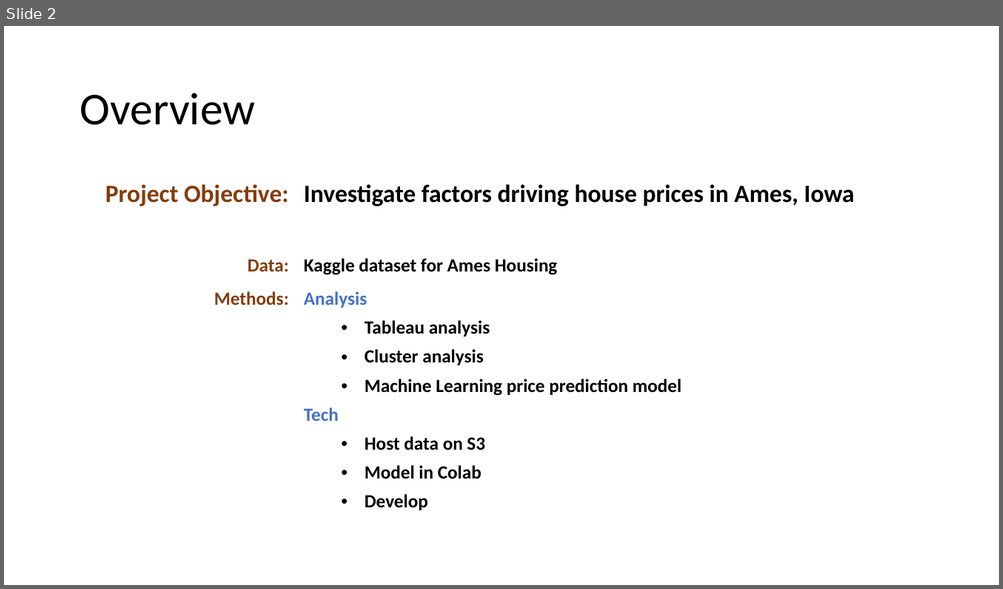
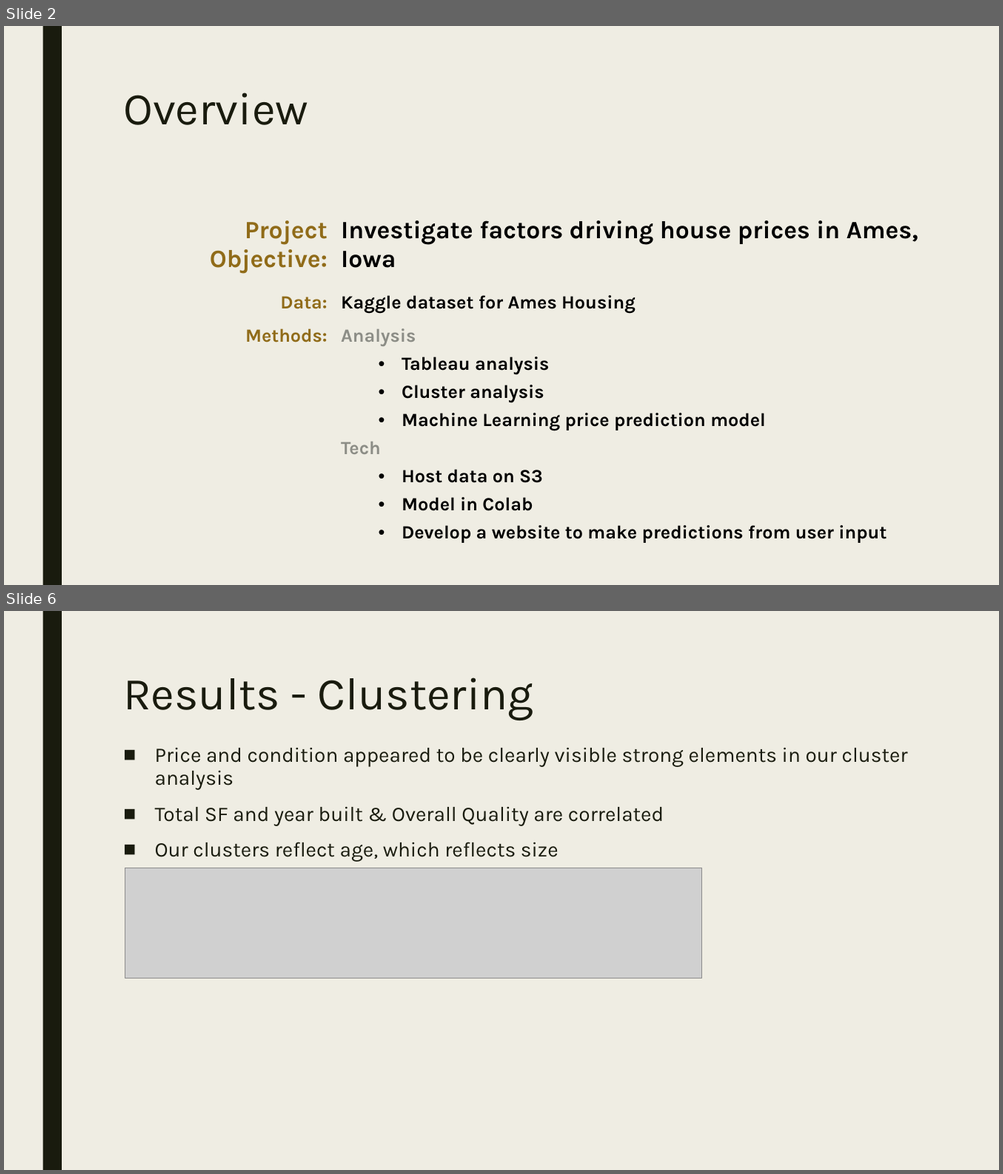
Before and after one commit to jessnguyen9/Ames-Housing-Machine-Learning-Project, a slide deck: Team Presentation.pptx. Shown one above the other, each under a label of ours: slide 2 before the commit, slides 2 and 6 after it; the slides between them are not shown. The pictures are 1003x589 and 1003x1174 pixels, drawn with LibreOffice and Linux fonts; fonts in the diff are those of the drawing; grey boxes stand for pictures. Boxes give left, top, right and bottom in pixels: in the first picture for what was removed or moved away, otherwise in the second. Text is boxed around its words. In the diff, an @@ line names an element or a change of style, - is before the commit and + after.

```diff
--- a/Team Presentation.pptx
+++ b/Team Presentation.pptx
@@ slide 6 added at box(4, 611, 999, 1170), background #EFEDE3; not listed: 1 template element that a slide beside it also shows @@
@@ title added at box(123, 678, 534, 721), 44 pt, text #191B0E @@
+Results - Clustering
@@ text added at box(155, 747, 908, 862), 20 pt, text #191B0E @@
+■ Price and condition appeared to be clearly visible strong elements in our cluster analysis
+■ Total SF and year built & Overall Quality are correlated
+■ Our clusters reflect age, which reflects size
@@ picture added at box(125, 869, 702, 979) @@
@@ slide 2 changed as well @@
@@ background #FFFFFF to #EFEDE3 @@
@@ rectangle added at box(42, 26, 62, 585), fill #191B0E @@
@@ title "Overview": place and size @@
-title "Overview" at box(79, 93, 255, 125)
+title "Overview" at box(123, 93, 308, 125)
@@ title "Overview" at box(123, 93, 308, 125): font Calibri to Karla, text colour #000000 to #191B0E; line spacing 0.9 to 0.89; vertical alignment middle to top @@
@@ table at box(116, 212, 951, 578) @@
-row 3, column 2: Analysis / Tableau analysis / Cluster analysis / Machine Learning price prediction model / Tech / Host data on S3 / Model in Colab / Develop
+row 3, column 2: Analysis / Tableau analysis / Cluster analysis / Machine Learning price prediction model / Tech / Host data on S3 / Model in Colab / Develop a website to make predictions from user input
@@ font Calibri to Karla in "Project Objective:", "Investigate factors driving house prices in Ames, ...", "Data:", "Kaggle dataset for Ames Housing" and 1 more places @@
@@ text colour #843C0B to #906B18 in "Project Objective:", "Data:", "Methods:" @@
@@ borders changed @@
@@ table: place and size @@
-table at box(73, 175, 930, 541)
+table at box(116, 212, 951, 578)
```
Also in this commit, not shown: 3 other slides changed, 5 other slides added, 2 slides removed, 1 other file.
